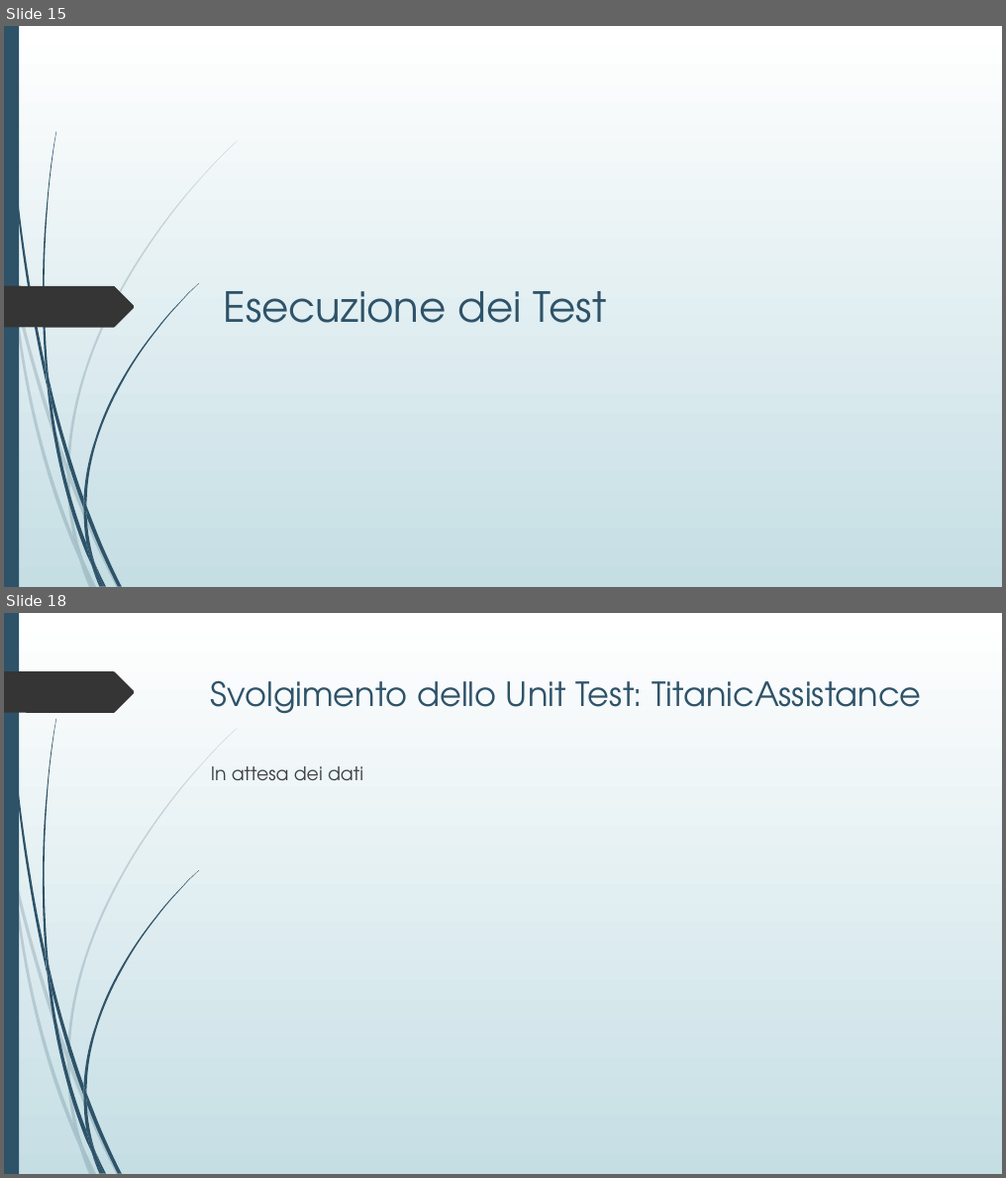
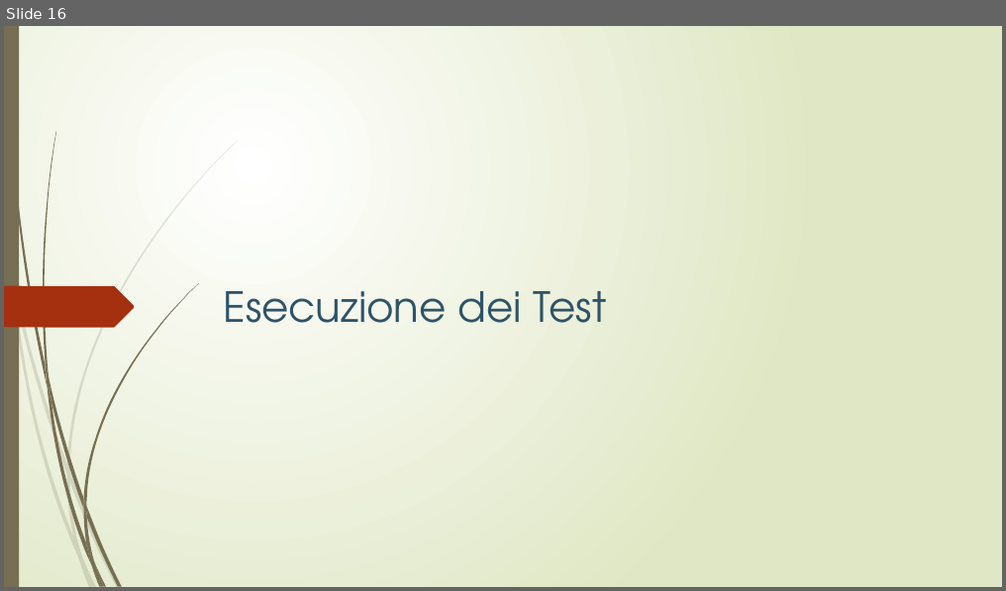
Before and after one commit to lpleo/Ingegneria_Software_2014, a slide deck: Slide/Slide Sparta.pptx. Shown one above the other, each under a label of ours: slides 15 and 18 before the commit, slide 16 after it; the slides between them are not shown. The pictures are 1006x1178 and 1006x591 pixels, drawn with LibreOffice and Linux fonts; fonts in the diff are those of the drawing. Boxes give left, top, right and bottom in pixels: in the first picture for what was removed or moved away, otherwise in the second. Text is boxed around its words. In the diff, an @@ line names an element or a change of style, - is before the commit and + after.

```diff
--- a/Slide/Slide Sparta.pptx
+++ b/Slide/Slide Sparta.pptx
@@ slide 18 removed at (x1=4, y1=613, x2=1002, y2=1174), background gradient #FFFFFF to #C5DEE5; not listed: 23 template elements that a slide beside it also shows @@
@@ freeform shape removed at (x1=4, y1=671, x2=135, y2=713) @@
@@ title removed at (x1=211, y1=680, x2=922, y2=714) @@
-Svolgimento dello Unit Test: TitanicAssistance
@@ text removed at (x1=211, y1=766, x2=363, y2=780) @@
-In attesa dei dati
@@ what was slide 15 is now slide 16 @@
@@ slide 16 changed as well @@
@@ background gradient #FFFFFF to #C5DEE5 to gradient #FFFFFF to #DFE8C4 @@
@@ freeform shape at (x1=6, y1=26, x2=47, y2=386): fill #2E5369 to #766F54; outline redrawn @@
@@ fill #2E5369 to #766F54 in 12 elements at (x1=49, y1=379, x2=83, y2=509), (x1=86, y1=506, x2=122, y2=586), (x1=47, y1=383, x2=91, y2=567), (x1=95, y1=565, x2=107, y2=587), (x1=46, y1=363, x2=52, y2=404), (x1=83, y1=283, x2=199, y2=506), (x1=91, y1=567, x2=101, y2=587), (x1=83, y1=509, x2=94, y2=565), (x1=83, y1=498, x2=86, y2=517), (x1=86, y1=544, x2=104, y2=586), (x1=4, y1=26, x2=19, y2=587), (x1=43, y1=132, x2=56, y2=379) @@
@@ freeform shape at (x1=4, y1=286, x2=135, y2=328): fill #353535 to #A53010 @@
@@ fill #2E5369 at 20% opacity to #766F54 at 20% opacity in 10 elements at (x1=4, y1=237, x2=12, y2=288), (x1=15, y1=284, x2=67, y2=474), (x1=70, y1=472, x2=120, y2=587), (x1=82, y1=559, x2=97, y2=587), (x1=12, y1=288, x2=79, y2=561), (x1=67, y1=474, x2=82, y2=559), (x1=67, y1=141, x2=238, y2=472), (x1=79, y1=561, x2=93, y2=587), (x1=67, y1=465, x2=70, y2=482), (x1=73, y1=537, x2=93, y2=587) @@
```
Also in this commit, not shown: 12 other slides changed, 6 slides added, 5 other slides removed, 3 other files.
